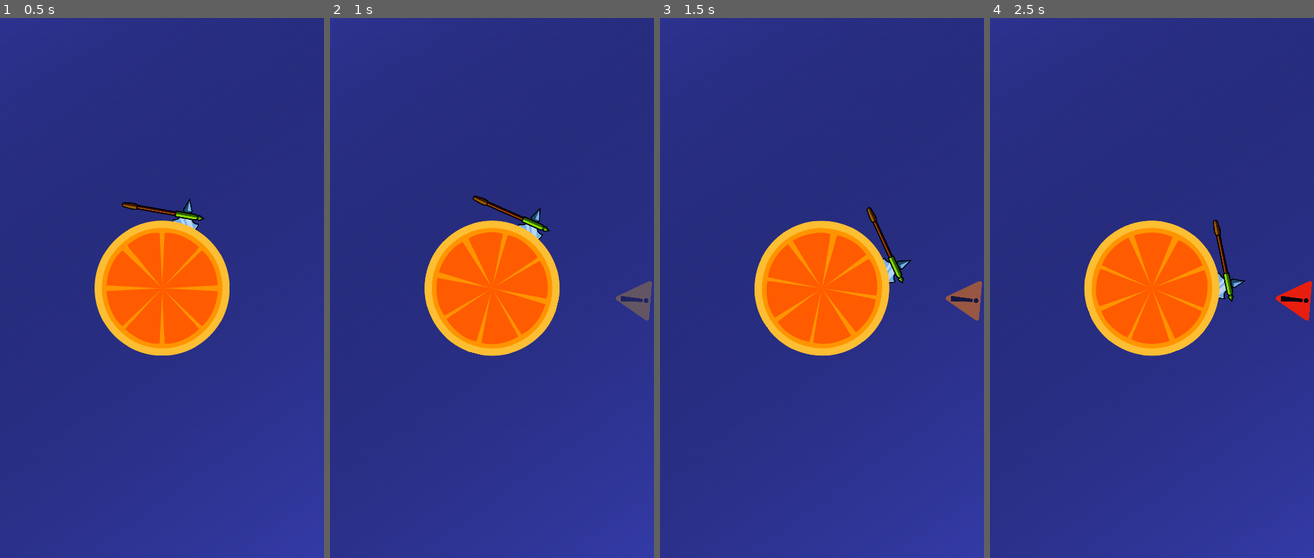
Above: before the commit, frames 1-4 (left to right).
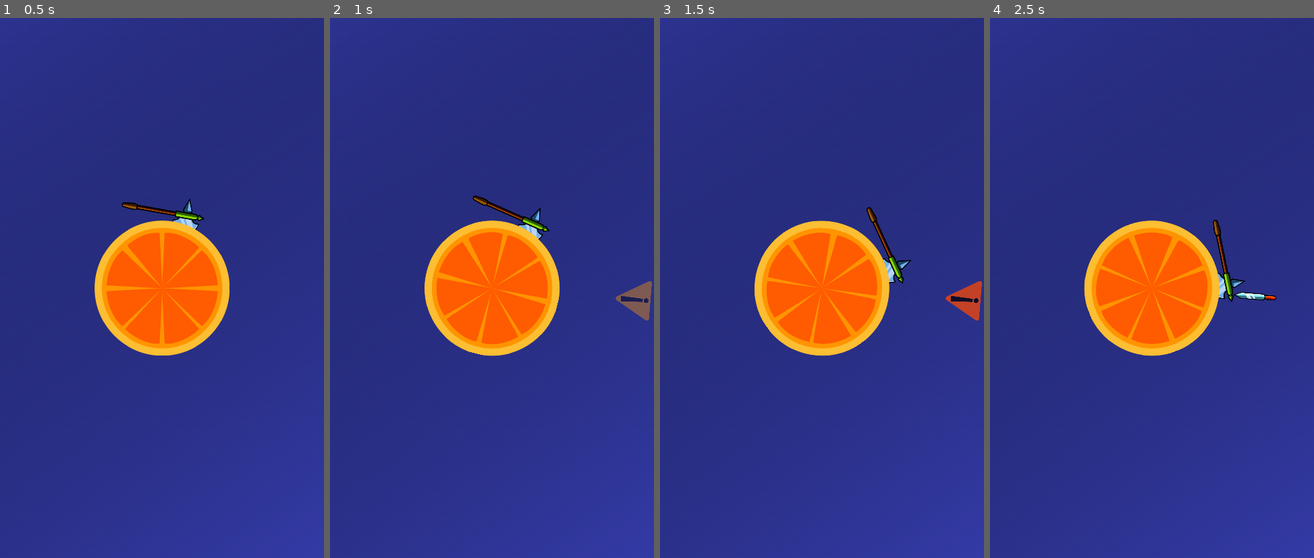
Above: after the commit, the same moments.

Repository: DimonNeAdekvat/Knife-Deflect
Game: Godot game, scene res://Levels/level1.tscn
Same seed, same stepped clock (60 frames per second), same inputs: the game is played once before the commit and once after it. This scene is started directly instead of the project's main scene.
Inputs:
- Up to frame 1 (0.5 s): no input
- Up to frame 2 (1 s): tap Enter at 0.5 s; hold D (spin_right) from 0.53 s (still down)
- Up to frame 3 (1.5 s): release D (spin_right) at 1.28 s; hold A (spin_left) from 1.28 s (still down)
- Up to frame 4 (2.5 s): release A (spin_left) at 2.03 s; hold D (spin_right) from 2.03 s (still down)

Frame 1 is identical in both runs. In frame 2, 0.4% of the frame differs, in the area x 88-100%, y 48-56%; in frame 3, 0.4%; in frame 4, 0.6%, in the area x 75-100%, y 48-57%.

Commit message:
Knife prefabs and level for cloning

Diff:
--- a/Levels/level1.tscn
+++ b/Levels/level1.tscn
@@ -1,10 +1,21 @@
-[gd_scene load_steps=6 format=3 uid="uid://bmbo0fggcsr5e"]
+[gd_scene load_steps=17 format=3 uid="uid://bmbo0fggcsr5e"]
 
 [ext_resource type="Script" path="res://Scripts/level.gd" id="1_ldhex"]
 [ext_resource type="Texture2D" uid="uid://c311p8qlyy43p" path="res://Assets/background.png" id="1_ttw4w"]
 [ext_resource type="PackedScene" uid="uid://bg358owmjt0nd" path="res://Prefabs/controlable_log.tscn" id="2_s23q5"]
 [ext_resource type="PackedScene" uid="uid://37gimblvsp3a" path="res://Prefabs/knife_spawner.tscn" id="3_7qehu"]
+[ext_resource type="PackedScene" uid="uid://c117y2p32fcoe" path="res://Prefabs/axe.tscn" id="4_7amhu"]
 [ext_resource type="PackedScene" uid="uid://cd33nwuvka2iv" path="res://Prefabs/knife2.tscn" id="4_pkscq"]
+[ext_resource type="PackedScene" uid="uid://drtqj5smegp0g" path="res://Prefabs/knife6.tscn" id="6_4i1hi"]
+[ext_resource type="PackedScene" uid="uid://c2csg304hwj0h" path="res://Prefabs/knife4.tscn" id="6_07jcx"]
+[ext_resource type="PackedScene" uid="uid://dlref010ihaa" path="res://Prefabs/knife8.tscn" id="6_bpaxc"]
+[ext_resource type="PackedScene" uid="uid://7ojmonacclix" path="res://Prefabs/knife7.tscn" id="6_c2d6i"]
+[ext_resource type="PackedScene" uid="uid://dcprufup3r8po" path="res://Prefabs/knife3.tscn" id="6_emabd"]
+[ext_resource type="PackedScene" uid="uid://dkqsu5lq8vbdp" path="res://Prefabs/knife5.tscn" id="6_iiakj"]
+[ext_resource type="PackedScene" uid="uid://bbs35tb06o5t4" path="res://Prefabs/knife11.tscn" id="6_o0n02"]
+[ext_resource type="PackedScene" uid="uid://tqd4r078786i" path="res://Prefabs/knife10.tscn" id="6_qri2c"]
+[ext_resource type="PackedScene" uid="uid://dpfvaog00h344" path="res://Prefabs/knife1.tscn" id="6_wmavp"]
+[ext_resource type="PackedScene" uid="uid://co6tueynsyh3a" path="res://Prefabs/knife9.tscn" id="6_y8onp"]
 
 [node name="Node2D" type="Node2D"]
 script = ExtResource("1_ldhex")
@@ -15,9 +26,18 @@
 
 [node name="ControlableLog" parent="." instance=ExtResource("2_s23q5")]
 
+[node name="Axe" parent="ControlableLog" instance=ExtResource("4_7amhu")]
+position = Vector2(3, -113)
+rotation = 1.74533
+
+[node name="DamageboxComponent" parent="ControlableLog/Axe" index="0"]
+monitoring = false
+
 [node name="Camera2D" type="Camera2D" parent="."]
 
 [node name="KnifeSpawner" parent="." instance=ExtResource("3_7qehu")]
-knives = Array[PackedScene]([ExtResource("4_pkscq")])
+knives = Array[PackedScene]([ExtResource("6_wmavp"), ExtResource("4_pkscq"), ExtResource("6_emabd"), ExtResource("6_07jcx"), ExtResource("6_iiakj"), ExtResource("6_4i1hi"), ExtResource("6_c2d6i"), ExtResource("6_bpaxc"), ExtResource("6_y8onp"), ExtResource("6_qri2c"), ExtResource("6_o0n02")])
 positions = Array[Vector2]([Vector2(0, 1)])
 types = Array[int]([0])
+
+[editable path="ControlableLog/Axe"]
--- a/Prefabs/controlable_log.tscn
+++ b/Prefabs/controlable_log.tscn
@@ -1,7 +1,6 @@
-[gd_scene load_steps=7 format=3 uid="uid://bg358owmjt0nd"]
+[gd_scene load_steps=6 format=3 uid="uid://bg358owmjt0nd"]
 
 [ext_resource type="Script" path="res://Scripts/ControlableLog.gd" id="1_6f3ik"]
-[ext_resource type="PackedScene" uid="uid://c117y2p32fcoe" path="res://Prefabs/axe.tscn" id="2_ghmx2"]
 [ext_resource type="Texture2D" uid="uid://c3tsxu6qgpmck" path="res://Assets/boss-Orange.png" id="2_kia1x"]
 [ext_resource type="Script" path="res://Components/health_component.gd" id="3_w1wge"]
 [ext_resource type="Script" path="res://Components/hitbox_component.gd" id="4_48ujn"]
@@ -14,13 +13,6 @@
 script = ExtResource("1_6f3ik")
 spin_velocity = 160.0
 angular_damp = 20.0
-
-[node name="Axe" parent="." instance=ExtResource("2_ghmx2")]
-position = Vector2(3, -113)
-rotation = 1.74533
-
-[node name="DamageboxComponent" parent="Axe" index="0"]
-monitoring = false
 
 [node name="Boss-orange" type="Sprite2D" parent="."]
 z_index = 1
@@ -42,5 +34,3 @@
 [node name="CollisionShape2D" type="CollisionShape2D" parent="HitboxComponent"]
 z_index = 1
 shape = SubResource("CircleShape2D_revv6")
-
-[editable path="Axe"]
--- a/Prefabs/knife1.tscn
+++ b/Prefabs/knife1.tscn
@@ -13,6 +13,7 @@
 scale = Vector2(0.25, 0.25)
 texture = ExtResource("1_30liv")
 script = ExtResource("2_vvrhb")
+speed = 225.0
 
 [node name="DamageboxComponent" type="Area2D" parent="." node_paths=PackedStringArray("damage_component")]
 script = ExtResource("3_n86n5")
--- /dev/null
+++ b/Prefabs/knife10.tscn
@@ -0,0 +1,38 @@
+[gd_scene load_steps=7 format=3 uid="uid://tqd4r078786i"]
+
+[ext_resource type="Texture2D" uid="uid://blnnat80uje1e" path="res://Assets/knife10-sprite.png" id="1_oeffw"]
+[ext_resource type="Script" path="res://Scripts/knife.gd" id="2_36jcn"]
+[ext_resource type="Script" path="res://Components/damagebox_component.gd" id="3_cxama"]
+[ext_resource type="Script" path="res://Components/damage_component.gd" id="4_vvm0v"]
+
+[sub_resource type="CapsuleShape2D" id="CapsuleShape2D_f24wh"]
+radius = 16.0
+height = 256.0
+
+[sub_resource type="CapsuleShape2D" id="CapsuleShape2D_nfcsh"]
+radius = 24.0
+height = 80.0
+
+[node name="Knife" type="Sprite2D"]
+scale = Vector2(0.25, 0.25)
+texture = ExtResource("1_oeffw")
+script = ExtResource("2_36jcn")
+speed = 250.0
+damage = 15.0
+
+[node name="DamageboxComponent" type="Area2D" parent="." node_paths=PackedStringArray("damage_component")]
+script = ExtResource("3_cxama")
+damage_component = NodePath("../DamageComponent")
+
+[node name="CollisionShape2D" type="CollisionShape2D" parent="DamageboxComponent"]
+shape = SubResource("CapsuleShape2D_f24wh")
+
+[node name="CollisionShape2D2" type="CollisionShape2D" parent="DamageboxComponent"]
+position = Vector2(0, 20)
+rotation = 1.5708
+shape = SubResource("CapsuleShape2D_nfcsh")
+
+[node name="DamageComponent" type="Node" parent="."]
+script = ExtResource("4_vvm0v")
+
+[connection signal="area_entered" from="DamageboxComponent" to="." method="_on_damagebox_entered"]
--- /dev/null
+++ b/Prefabs/knife11.tscn
@@ -0,0 +1,29 @@
+[gd_scene load_steps=6 format=3 uid="uid://bbs35tb06o5t4"]
+
+[ext_resource type="Texture2D" uid="uid://b62xyvh63dbbq" path="res://Assets/knife11-sprite.png" id="1_v574j"]
+[ext_resource type="Script" path="res://Scripts/knife.gd" id="2_8bktw"]
+[ext_resource type="Script" path="res://Components/damagebox_component.gd" id="3_4pej1"]
+[ext_resource type="Script" path="res://Components/damage_component.gd" id="4_auh7m"]
+
+[sub_resource type="CapsuleShape2D" id="CapsuleShape2D_f24wh"]
+radius = 20.0
+height = 352.0
+
+[node name="Knife" type="Sprite2D"]
+scale = Vector2(0.25, 0.25)
+texture = ExtResource("1_v574j")
+script = ExtResource("2_8bktw")
+damage = 20.0
+
+[node name="DamageboxComponent" type="Area2D" parent="." node_paths=PackedStringArray("damage_component")]
+script = ExtResource("3_4pej1")
+damage_component = NodePath("../DamageComponent")
+
+[node name="CollisionShape2D" type="CollisionShape2D" parent="DamageboxComponent"]
+position = Vector2(0, 8)
+shape = SubResource("CapsuleShape2D_f24wh")
+
+[node name="DamageComponent" type="Node" parent="."]
+script = ExtResource("4_auh7m")
+
+[connection signal="area_entered" from="DamageboxComponent" to="." method="_on_damagebox_entered"]
--- a/Prefabs/knife2.tscn
+++ b/Prefabs/knife2.tscn
@@ -17,6 +17,8 @@
 scale = Vector2(0.25, 0.25)
 texture = ExtResource("1_cqjgk")
 script = ExtResource("2_lwx4y")
+speed = 225.0
+damage = 20.0
 
 [node name="DamageboxComponent" parent="." node_paths=PackedStringArray("damage_component") instance=ExtResource("3_3v3ym")]
 damage_component = NodePath("../DamageComponent")
--- /dev/null
+++ b/Prefabs/knife3.tscn
@@ -0,0 +1,47 @@
+[gd_scene load_steps=8 format=3 uid="uid://dcprufup3r8po"]
+
+[ext_resource type="Texture2D" uid="uid://d04lmsmusvtb2" path="res://Assets/knife3-sprite.png" id="1_mypfj"]
+[ext_resource type="Script" path="res://Scripts/knife.gd" id="2_pod83"]
+[ext_resource type="Script" path="res://Components/damagebox_component.gd" id="3_sgttf"]
+[ext_resource type="Script" path="res://Components/damage_component.gd" id="4_8sxdn"]
+
+[sub_resource type="CapsuleShape2D" id="CapsuleShape2D_iqj82"]
+radius = 24.0
+height = 300.0
+
+[sub_resource type="CapsuleShape2D" id="CapsuleShape2D_0sm4d"]
+radius = 17.8564
+height = 64.0
+
+[sub_resource type="CapsuleShape2D" id="CapsuleShape2D_kuhnq"]
+radius = 20.0
+height = 128.0
+
+[node name="Knife" type="Sprite2D"]
+scale = Vector2(0.25, 0.25)
+texture = ExtResource("1_mypfj")
+script = ExtResource("2_pod83")
+damage = 25.0
+
+[node name="DamageboxComponent" type="Area2D" parent="." node_paths=PackedStringArray("damage_component")]
+script = ExtResource("3_sgttf")
+damage_component = NodePath("../DamageComponent")
+
+[node name="CollisionShape2D" type="CollisionShape2D" parent="DamageboxComponent"]
+position = Vector2(4, 20)
+shape = SubResource("CapsuleShape2D_iqj82")
+
+[node name="CollisionShape2D2" type="CollisionShape2D" parent="DamageboxComponent"]
+position = Vector2(0, -148)
+rotation = -0.523599
+shape = SubResource("CapsuleShape2D_0sm4d")
+
+[node name="CollisionShape2D3" type="CollisionShape2D" parent="DamageboxComponent"]
+position = Vector2(0, 64)
+rotation = 1.5708
+shape = SubResource("CapsuleShape2D_kuhnq")
+
+[node name="DamageComponent" type="Node" parent="."]
+script = ExtResource("4_8sxdn")
+
+[connection signal="area_entered" from="DamageboxComponent" to="." method="_on_damagebox_entered"]
--- /dev/null
+++ b/Prefabs/knife4.tscn
@@ -0,0 +1,38 @@
+[gd_scene load_steps=7 format=3 uid="uid://c2csg304hwj0h"]
+
+[ext_resource type="Texture2D" uid="uid://bgqlisq6r4xdt" path="res://Assets/knife4-sprite.png" id="1_gcndr"]
+[ext_resource type="Script" path="res://Scripts/knife.gd" id="2_7xtry"]
+[ext_resource type="Script" path="res://Components/damagebox_component.gd" id="3_aq215"]
+[ext_resource type="Script" path="res://Components/damage_component.gd" id="4_88xge"]
+
+[sub_resource type="CapsuleShape2D" id="CapsuleShape2D_f24wh"]
+radius = 16.0
+height = 248.0
+
+[sub_resource type="CapsuleShape2D" id="CapsuleShape2D_ps4gp"]
+radius = 12.0
+height = 80.0
+
+[node name="Knife" type="Sprite2D"]
+scale = Vector2(0.25, 0.25)
+texture = ExtResource("1_gcndr")
+script = ExtResource("2_7xtry")
+speed = 225.0
+damage = 13.0
+
+[node name="DamageboxComponent" type="Area2D" parent="." node_paths=PackedStringArray("damage_component")]
+script = ExtResource("3_aq215")
+damage_component = NodePath("../DamageComponent")
+
+[node name="CollisionShape2D" type="CollisionShape2D" parent="DamageboxComponent"]
+position = Vector2(-20, 0)
+shape = SubResource("CapsuleShape2D_f24wh")
+
+[node name="CollisionShape2D2" type="CollisionShape2D" parent="DamageboxComponent"]
+position = Vector2(8, 84)
+shape = SubResource("CapsuleShape2D_ps4gp")
+
+[node name="DamageComponent" type="Node" parent="."]
+script = ExtResource("4_88xge")
+
+[connection signal="area_entered" from="DamageboxComponent" to="." method="_on_damagebox_entered"]
--- /dev/null
+++ b/Prefabs/knife5.tscn
@@ -0,0 +1,46 @@
+[gd_scene load_steps=8 format=3 uid="uid://dkqsu5lq8vbdp"]
+
+[ext_resource type="Texture2D" uid="uid://c6omn3u5107h2" path="res://Assets/knife5-sprite.png" id="1_agoi4"]
+[ext_resource type="Script" path="res://Scripts/knife.gd" id="2_3wut8"]
+[ext_resource type="Script" path="res://Components/damagebox_component.gd" id="3_wp5tw"]
+[ext_resource type="Script" path="res://Components/damage_component.gd" id="4_ts25t"]
+
+[sub_resource type="CapsuleShape2D" id="CapsuleShape2D_f24wh"]
+radius = 27.0
+height = 264.0
+
+[sub_resource type="CapsuleShape2D" id="CapsuleShape2D_txblc"]
+radius = 36.0
+height = 88.0
+
+[sub_resource type="CapsuleShape2D" id="CapsuleShape2D_scqok"]
+height = 40.0
+
+[node name="Knife" type="Sprite2D"]
+scale = Vector2(0.25, 0.25)
+texture = ExtResource("1_agoi4")
+script = ExtResource("2_3wut8")
+speed = 180.0
+damage = 20.0
+
+[node name="DamageboxComponent" type="Area2D" parent="." node_paths=PackedStringArray("damage_component")]
+script = ExtResource("3_wp5tw")
+damage_component = NodePath("../DamageComponent")
+
+[node name="CollisionShape2D" type="CollisionShape2D" parent="DamageboxComponent"]
+position = Vector2(1, -32)
+shape = SubResource("CapsuleShape2D_f24wh")
+
+[node name="CollisionShape2D2" type="CollisionShape2D" parent="DamageboxComponent"]
+position = Vector2(20, 128)
+shape = SubResource("CapsuleShape2D_txblc")
+
+[node name="CollisionShape2D3" type="CollisionShape2D" parent="DamageboxComponent"]
+position = Vector2(-24, 88)
+rotation = 1.5708
+shape = SubResource("CapsuleShape2D_scqok")
+
+[node name="DamageComponent" type="Node" parent="."]
+script = ExtResource("4_ts25t")
+
+[connection signal="area_entered" from="DamageboxComponent" to="." method="_on_damagebox_entered"]
--- /dev/null
+++ b/Prefabs/knife6.tscn
@@ -0,0 +1,46 @@
+[gd_scene load_steps=8 format=3 uid="uid://drtqj5smegp0g"]
+
+[ext_resource type="Texture2D" uid="uid://cackd2eyp2sqm" path="res://Assets/knife6-sprite.png" id="1_5u11y"]
+[ext_resource type="Script" path="res://Scripts/knife.gd" id="2_s8uqj"]
+[ext_resource type="Script" path="res://Components/damagebox_component.gd" id="3_jj3li"]
+[ext_resource type="Script" path="res://Components/damage_component.gd" id="4_rjxt0"]
+
+[sub_resource type="CapsuleShape2D" id="CapsuleShape2D_f24wh"]
+radius = 24.0
+height = 248.0
+
+[sub_resource type="CapsuleShape2D" id="CapsuleShape2D_3d5lu"]
+radius = 28.0
+height = 104.0
+
+[sub_resource type="CapsuleShape2D" id="CapsuleShape2D_e0y6p"]
+height = 72.0
+
+[node name="Knife" type="Sprite2D"]
+scale = Vector2(0.25, 0.25)
+texture = ExtResource("1_5u11y")
+script = ExtResource("2_s8uqj")
+speed = 300.0
+damage = 15.0
+
+[node name="DamageboxComponent" type="Area2D" parent="." node_paths=PackedStringArray("damage_component")]
+script = ExtResource("3_jj3li")
+damage_component = NodePath("../DamageComponent")
+
+[node name="CollisionShape2D" type="CollisionShape2D" parent="DamageboxComponent"]
+shape = SubResource("CapsuleShape2D_f24wh")
+
+[node name="CollisionShape2D2" type="CollisionShape2D" parent="DamageboxComponent"]
+position = Vector2(0, 24)
+rotation = 1.5708
+shape = SubResource("CapsuleShape2D_3d5lu")
+
+[node name="CollisionShape2D3" type="CollisionShape2D" parent="DamageboxComponent"]
+position = Vector2(0, 56)
+rotation = 1.5708
+shape = SubResource("CapsuleShape2D_e0y6p")
+
+[node name="DamageComponent" type="Node" parent="."]
+script = ExtResource("4_rjxt0")
+
+[connection signal="area_entered" from="DamageboxComponent" to="." method="_on_damagebox_entered"]
--- /dev/null
+++ b/Prefabs/knife7.tscn
@@ -0,0 +1,56 @@
+[gd_scene load_steps=9 format=3 uid="uid://7ojmonacclix"]
+
+[ext_resource type="Texture2D" uid="uid://ctv2gg7xy80fv" path="res://Assets/knife7-sprite.png" id="1_41r8s"]
+[ext_resource type="Script" path="res://Scripts/knife.gd" id="2_fdu84"]
+[ext_resource type="Script" path="res://Components/damagebox_component.gd" id="3_0jnmx"]
+[ext_resource type="Script" path="res://Components/damage_component.gd" id="4_3vx2u"]
+
+[sub_resource type="CapsuleShape2D" id="CapsuleShape2D_f24wh"]
+radius = 28.0
+height = 160.0
+
+[sub_resource type="CapsuleShape2D" id="CapsuleShape2D_v3olf"]
+radius = 20.0
+height = 120.0
+
+[sub_resource type="CapsuleShape2D" id="CapsuleShape2D_7mijy"]
+radius = 16.0
+height = 72.0
+
+[sub_resource type="CapsuleShape2D" id="CapsuleShape2D_nmank"]
+radius = 5.46408
+height = 35.7129
+
+[node name="Knife" type="Sprite2D"]
+scale = Vector2(0.25, 0.25)
+texture = ExtResource("1_41r8s")
+script = ExtResource("2_fdu84")
+speed = 225.0
+damage = 25.0
+
+[node name="DamageboxComponent" type="Area2D" parent="." node_paths=PackedStringArray("damage_component")]
+script = ExtResource("3_0jnmx")
+damage_component = NodePath("../DamageComponent")
+
+[node name="CollisionShape2D" type="CollisionShape2D" parent="DamageboxComponent"]
+position = Vector2(16, -36)
+shape = SubResource("CapsuleShape2D_f24wh")
+
+[node name="CollisionShape2D2" type="CollisionShape2D" parent="DamageboxComponent"]
+position = Vector2(0, 40)
+rotation = 1.5708
+shape = SubResource("CapsuleShape2D_v3olf")
+
+[node name="CollisionShape2D3" type="CollisionShape2D" parent="DamageboxComponent"]
+position = Vector2(4, 92)
+shape = SubResource("CapsuleShape2D_7mijy")
+
+[node name="CollisionShape2D4" type="CollisionShape2D" parent="DamageboxComponent"]
+position = Vector2(-4, 120)
+rotation = -0.523599
+shape = SubResource("CapsuleShape2D_nmank")
+
+[node name="DamageComponent" type="Node" parent="."]
+script = ExtResource("4_3vx2u")
+
+[connection signal="area_entered" from="DamageboxComponent" to="." method="_on_damagebox_entered"]
--- /dev/null
+++ b/Prefabs/knife8.tscn
@@ -0,0 +1,39 @@
+[gd_scene load_steps=7 format=3 uid="uid://dlref010ihaa"]
+
+[ext_resource type="Texture2D" uid="uid://kjkhgmak25jg" path="res://Assets/knife8-sprite.png" id="1_ql17p"]
+[ext_resource type="Script" path="res://Scripts/knife.gd" id="2_46uif"]
+[ext_resource type="Script" path="res://Components/damagebox_component.gd" id="3_q5mvb"]
+[ext_resource type="Script" path="res://Components/damage_component.gd" id="4_rl28s"]
+
+[sub_resource type="CapsuleShape2D" id="CapsuleShape2D_f24wh"]
+radius = 16.0
+height = 352.0
+
+[sub_resource type="CapsuleShape2D" id="CapsuleShape2D_xo1gk"]
+radius = 24.0
+height = 80.0
+
+[node name="Knife" type="Sprite2D"]
+scale = Vector2(0.25, 0.25)
+texture = ExtResource("1_ql17p")
+script = ExtResource("2_46uif")
+speed = 180.0
+damage = 25.0
+
+[node name="DamageboxComponent" type="Area2D" parent="." node_paths=PackedStringArray("damage_component")]
+script = ExtResource("3_q5mvb")
+damage_component = NodePath("../DamageComponent")
+
+[node name="CollisionShape2D" type="CollisionShape2D" parent="DamageboxComponent"]
+position = Vector2(0, 4)
+shape = SubResource("CapsuleShape2D_f24wh")
+
+[node name="CollisionShape2D2" type="CollisionShape2D" parent="DamageboxComponent"]
+position = Vector2(0, 68)
+rotation = 1.5708
+shape = SubResource("CapsuleShape2D_xo1gk")
+
+[node name="DamageComponent" type="Node" parent="."]
+script = ExtResource("4_rl28s")
+
+[connection signal="area_entered" from="DamageboxComponent" to="." method="_on_damagebox_entered"]
--- /dev/null
+++ b/Prefabs/knife9.tscn
@@ -0,0 +1,37 @@
+[gd_scene load_steps=7 format=3 uid="uid://co6tueynsyh3a"]
+
+[ext_resource type="Texture2D" uid="uid://cb05lpmte6onp" path="res://Assets/knife9-sprite.png" id="1_ajqq6"]
+[ext_resource type="Script" path="res://Scripts/knife.gd" id="2_rtgxn"]
+[ext_resource type="Script" path="res://Components/damagebox_component.gd" id="3_u370e"]
+[ext_resource type="Script" path="res://Components/damage_component.gd" id="4_pvpu8"]
+
+[sub_resource type="CapsuleShape2D" id="CapsuleShape2D_f24wh"]
+radius = 16.0
+height = 264.0
+
+[sub_resource type="CapsuleShape2D" id="CapsuleShape2D_7vfhl"]
+height = 96.0
+
+[node name="Knife" type="Sprite2D"]
+scale = Vector2(0.25, 0.25)
+texture = ExtResource("1_ajqq6")
+script = ExtResource("2_rtgxn")
+speed = 250.0
+
+[node name="DamageboxComponent" type="Area2D" parent="." node_paths=PackedStringArray("damage_component")]
+script = ExtResource("3_u370e")
+damage_component = NodePath("../DamageComponent")
+
+[node name="CollisionShape2D" type="CollisionShape2D" parent="DamageboxComponent"]
+position = Vector2(0, -16)
+shape = SubResource("CapsuleShape2D_f24wh")
+
+[node name="CollisionShape2D2" type="CollisionShape2D" parent="DamageboxComponent"]
+position = Vector2(0, 24)
+rotation = 1.5708
+shape = SubResource("CapsuleShape2D_7vfhl")
+
+[node name="DamageComponent" type="Node" parent="."]
+script = ExtResource("4_pvpu8")
+
+[connection signal="area_entered" from="DamageboxComponent" to="." method="_on_damagebox_entered"]
--- a/Scripts/knife.gd
+++ b/Scripts/knife.gd
@@ -2,6 +2,7 @@
 
 @export var speed : float = 150.0
 @export var the_chosen_one : bool = false
+@export var damage : float = 10.0
 
 signal increase_score
 
@@ -14,6 +15,7 @@
 		velocity = Vector2.ZERO
 	else:
 		velocity = Vector2.UP.rotated(self.rotation) * speed
+		$DamageComponent.damage = damage
 
 
 func _process(delta):
Binary file added: Assets/knife10-sprite.png
Not shown, added: Assets/knife10-sprite.png.import
Binary file added: Assets/knife11-sprite.png
Not shown, added: Assets/knife11-sprite.png.import
Binary file added: Assets/knife3-sprite.png
Not shown, added: Assets/knife3-sprite.png.import
Binary file added: Assets/knife4-sprite.png
Not shown, added: Assets/knife4-sprite.png.import
Binary file added: Assets/knife5-sprite.png
Not shown, added: Assets/knife5-sprite.png.import
Binary file added: Assets/knife6-sprite.png
Not shown, added: Assets/knife6-sprite.png.import
(and 6 more such lines)
